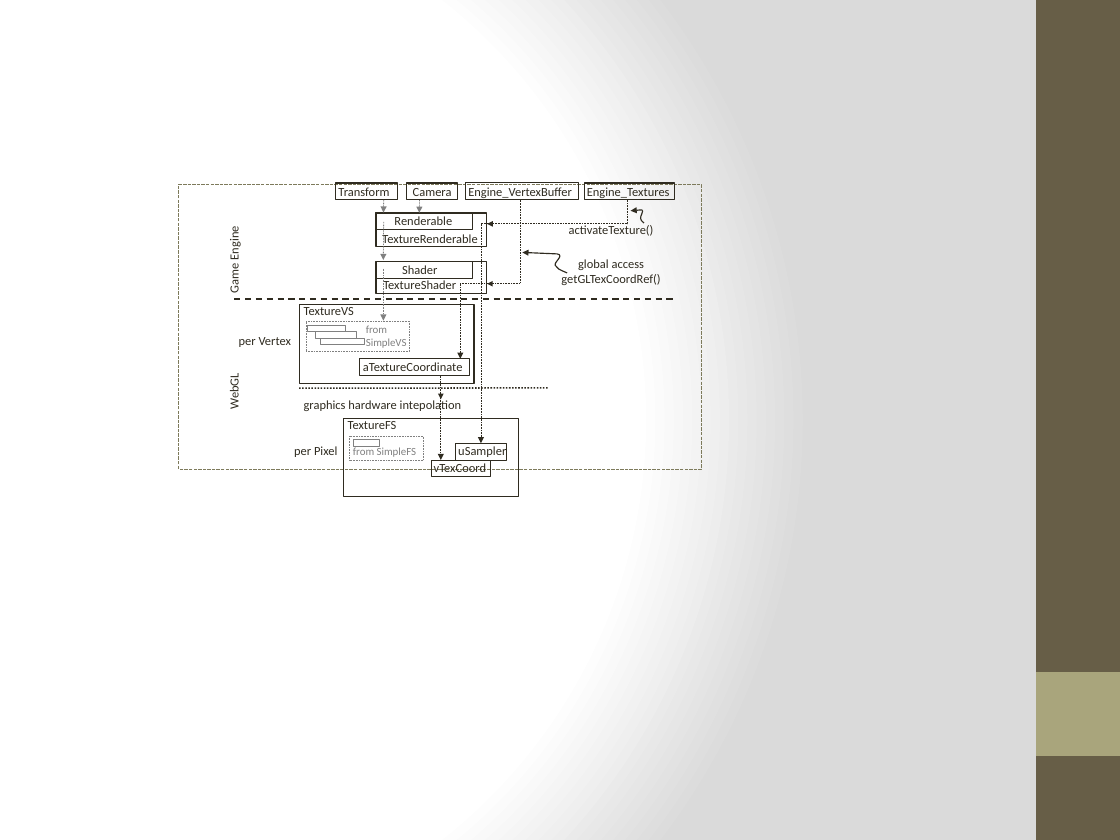
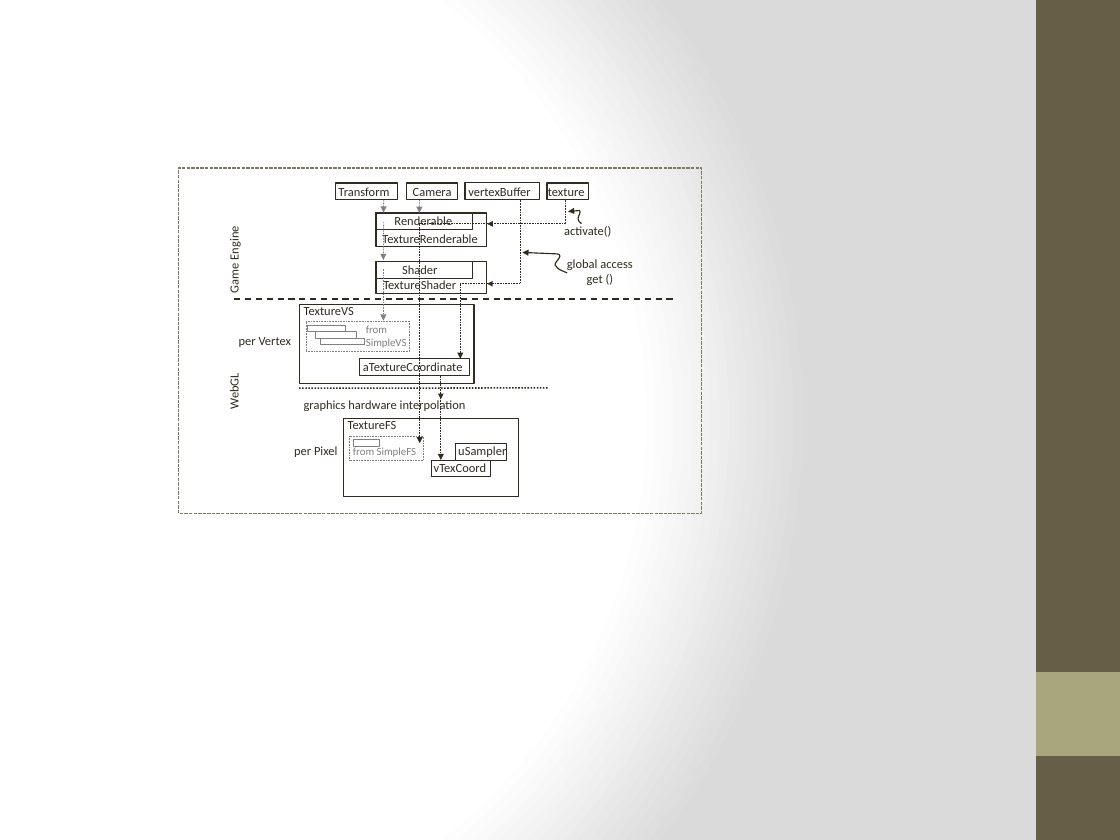
Before and after one commit to HTML5GameEngineGroup/GTCS-GameEngine2, a slide deck: slide 2 of Word/Diagrams/chapter5/chap 5 extra.figures.pptx. Drawn at 1120x840 pixels with LibreOffice and Linux fonts; fonts in the diff are those of the drawing. Boxes give left, top, right and bottom in pixels: in the first picture for what was removed or moved away, otherwise in the second. Text is boxed around its words. In the diff, an @@ line names an element or a change of style, - is before the commit and + after.

```diff
--- a/Word/Diagrams/chapter5/chap 5 extra.figures.pptx
+++ b/Word/Diagrams/chapter5/chap 5 extra.figures.pptx
@@ rectangle: place and size @@
-rectangle at (179, 185, 702, 469)
+rectangle at (179, 168, 702, 513)
@@ elbow arrow moved from (627, 199) - (480, 444) to (566, 199) - (420, 444) @@
@@ rectangle: place and size @@
-rectangle at (465, 183, 579, 199)
+rectangle at (465, 183, 539, 199)
@@ text at (468, 187, 530, 196): text changed @@
-Engine_VertexBuffer
+vertexBuffer
@@ rectangle: place and size @@
-rectangle at (585, 183, 674, 199)
+rectangle at (547, 183, 588, 199)
@@ text at (548, 188, 585, 196): text changed @@
-Engine_Textures
+texture
@@ text at (564, 226, 611, 237): text changed @@
-activateTexture()
+activate()
@@ freeform shape: place and size @@
-freeform shape at (629, 208, 645, 223)
+freeform shape at (567, 210, 583, 224)
@@ text at (587, 275, 603, 285): text changed @@
-getGLTexCoordRef()
+get ()
@@ text at (304, 400, 466, 413): text changed @@
-graphics hardware intepolation
+graphics hardware interpolation
```
Also in this commit, not shown: 1 other slide changed, 4 other files.
